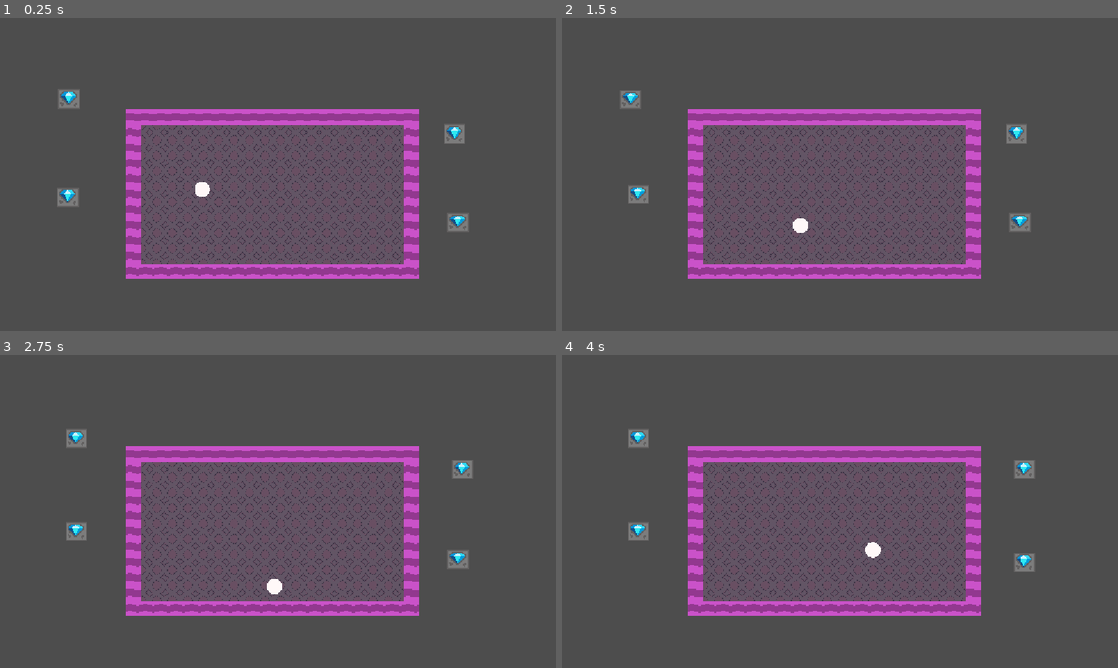
Above: before the commit, frames 1-4 (two rows, left to right).
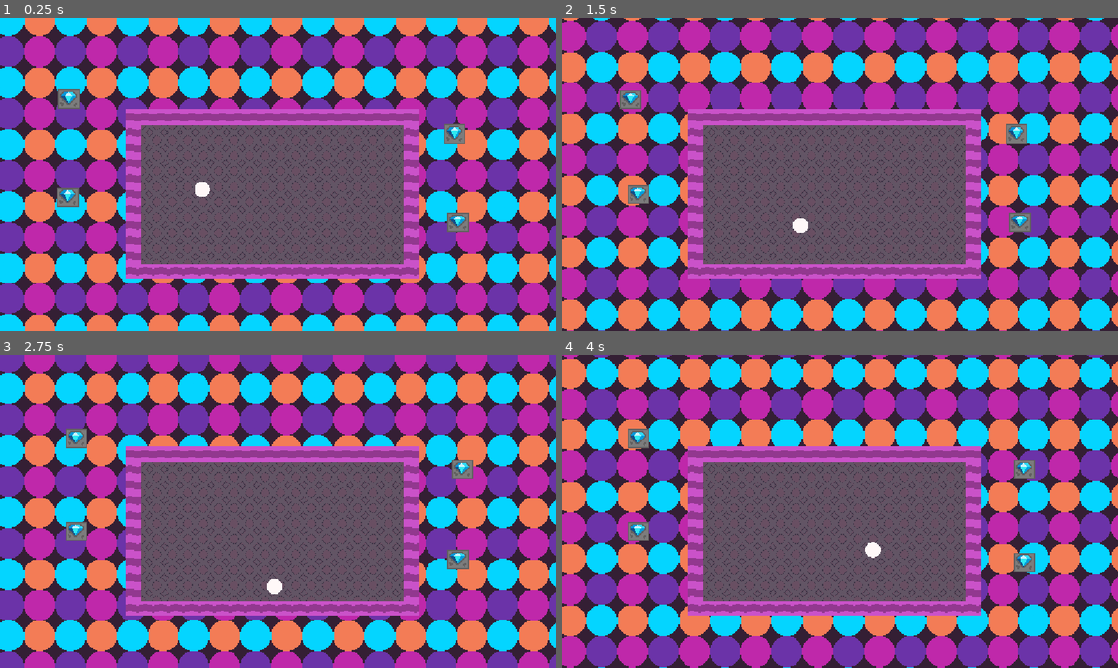
Above: after the commit, the same moments.

Repository: LeviathanGamez/Ouroborb
Game: Godot game, scene res://scenes/Game.tscn
The game is run twice, just before and just after one commit, with the same random seed, the same clock (stepped at 60 frames per second) and the same inputs.
Inputs (mouse positions are in pixels of both pictures, inside the frame that each line leads up to):
- Up to frame 1 (0.25 s): no input
- Up to frame 2 (1.5 s): tap Enter at 0.5 s; move the mouse to (628, 196) at 0.52 s; hold Right 0.53-1.28 s; click (628, 196) at 0.6 s; move the mouse to (628, 99) at 1.27 s; hold Down from 1.28 s (still down); tap Alt at 1.35 s; click (628, 99) at 1.42 s
- Up to frame 3 (2.75 s): move the mouse to (455, 470) at 2.02 s; release Down at 2.03 s; hold Right from 2.03 s (still down); tap Shift at 2.1 s; click (455, 470) at 2.17 s
- Up to frame 4 (4 s): move the mouse to (1017, 558) at 2.77 s; release Right at 2.78 s; hold Up 2.78-3.53 s; click (1017, 558) at 2.85 s; move the mouse to (1006, 558) at 3.52 s; hold Left from 3.53 s (still down); tap Alt at 3.6 s

The runs differ from the first frame. In frame 1, 70% of the frame differs, in the area x 0-100%, y 0-100%; in frame 2, 70%; in frame 3, 70%; in frame 4, 70%.

Commit message:
Added tileable background
Added tileable background with scrolling effect

Diff:
--- a/new-game-project/scenes/Ball.tscn
+++ b/new-game-project/scenes/Ball.tscn
@@ -1,7 +1,7 @@
 [gd_scene format=3 uid="uid://nbe0h6w1owvy"]
 
-[ext_resource type="Script" uid="uid://cb1pwh6wfxj55" path="res://scenes/character_body_2d.gd" id="1_ja1hk"]
-[ext_resource type="Texture2D" uid="uid://reswh1gnm66c" path="res://assets/sprites/circle_sprite32 copy.png" id="2_dn4c7"]
+[ext_resource type="Script" uid="uid://cb1pwh6wfxj55" path="res://scripts/character_body_2d.gd" id="1_ja1hk"]
+[ext_resource type="Texture2D" uid="uid://reswh1gnm66c" path="res://assets/sprites/circle_sprite32.png" id="2_dn4c7"]
 [ext_resource type="AudioStream" uid="uid://b2oba75d3x1ee" path="res://assets/sounds/Tsk.MP3" id="3_ul5l2"]
 
 [sub_resource type="GDScript" id="GDScript_ul5l2"]
--- a/new-game-project/scenes/Game.tscn
+++ b/new-game-project/scenes/Game.tscn
@@ -4,6 +4,7 @@
 [ext_resource type="Texture2D" uid="uid://dnje3ounq5pto" path="res://assets/sprites/Wavey.png" id="2_qbsmt"]
 [ext_resource type="PackedScene" uid="uid://nbe0h6w1owvy" path="res://scenes/Ball.tscn" id="3_cpr0p"]
 [ext_resource type="PackedScene" uid="uid://cjhgm3dsqu1t8" path="res://scenes/Diamond.tscn" id="4_78awf"]
+[ext_resource type="PackedScene" uid="uid://bnrn5t3u5jkwv" path="res://scenes/background.tscn" id="5_s0nni"]
 
 [sub_resource type="TileSetAtlasSource" id="TileSetAtlasSource_4dvvg"]
 texture = ExtResource("1_ibkli")
@@ -48,3 +49,6 @@
 
 [node name="Diamond4" parent="." unique_id=480345026 instance=ExtResource("4_78awf")]
 position = Vector2(944, 426)
+
+[node name="Background" parent="." unique_id=157265212 instance=ExtResource("5_s0nni")]
+position = Vector2(-70, -81)
--- /dev/null
+++ b/new-game-project/scenes/background.tscn
@@ -0,0 +1,27 @@
+[gd_scene format=3 uid="uid://bnrn5t3u5jkwv"]
+
+[ext_resource type="Shader" uid="uid://c72seo6qwu63j" path="res://scenes/scroll.gdshader" id="2_jougr"]
+[ext_resource type="Texture2D" uid="uid://dou8smxsadois" path="res://assets/sprites/tiled_background.png" id="3_cbsqf"]
+
+[sub_resource type="ShaderMaterial" id="ShaderMaterial_wisxt"]
+shader = ExtResource("2_jougr")
+shader_parameter/speed_x = 0.1
+shader_parameter/speed_y = 0.05
+
+[node name="Background" type="Node2D" unique_id=157265212]
+
+[node name="ColorRect" type="ColorRect" parent="." unique_id=386175218]
+z_index = -11
+offset_right = 1426.0
+offset_bottom = 823.0
+color = Color(0.20392157, 0.12156863, 0.20392157, 1)
+
+[node name="TextureRect" type="TextureRect" parent="." unique_id=806951966]
+z_index = -10
+texture_repeat = 2
+material = SubResource("ShaderMaterial_wisxt")
+offset_right = 1574.0
+offset_bottom = 913.0
+texture = ExtResource("3_cbsqf")
+stretch_mode = 1
+flip_h = true
--- /dev/null
+++ b/new-game-project/scenes/scroll.gdshader
@@ -0,0 +1,14 @@
+shader_type canvas_item;
+
+uniform float speed_x = 0.03;
+uniform float speed_y = 0.01;
+void vertex() {
+	UV.x += TIME * speed_x;
+	UV.y += TIME * speed_y;
+}
+
+
+//void light() {
+//	// Called for every pixel for every light affecting the CanvasItem.
+//	// Uncomment to replace the default light processing function with this one.
+//}
Renamed: new-game-project/assets/sprites/circle_sprite32 copy.png -> new-game-project/assets/sprites/circle_sprite32.png
Not shown, added: new-game-project/assets/sprites/circle_sprite32.png.import
Binary file added: new-game-project/assets/sprites/tiled_background.png
Not shown, changed: new-game-project/assets/sprites/tiled_background.png.import
Not shown, added: new-game-project/scenes/scroll.gdshader.uid
Renamed: new-game-project/scenes/character_body_2d.gd -> new-game-project/scripts/character_body_2d.gd
Renamed: new-game-project/scenes/character_body_2d.gd.uid -> new-game-project/scripts/character_body_2d.gd.uid
